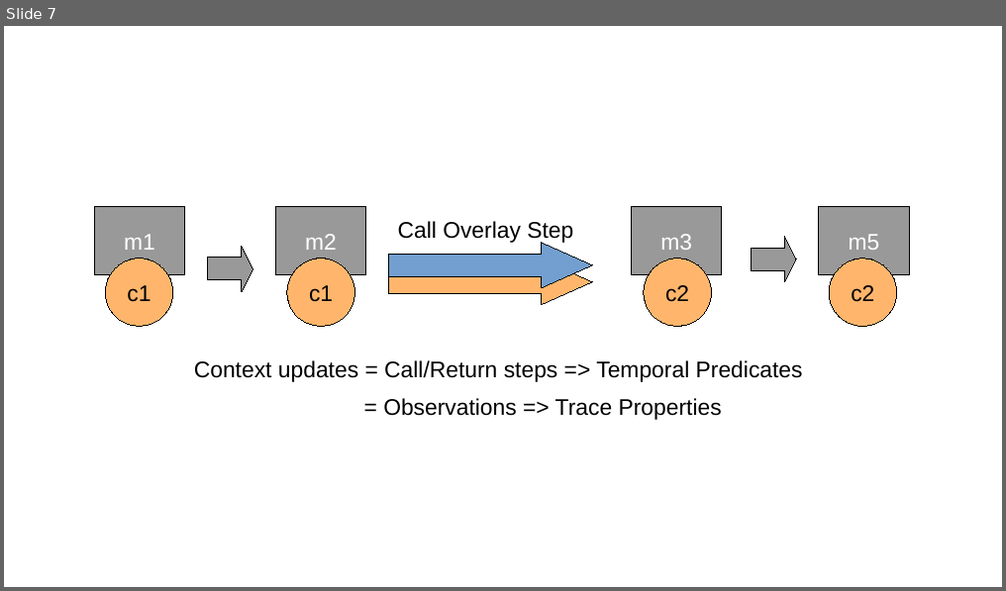
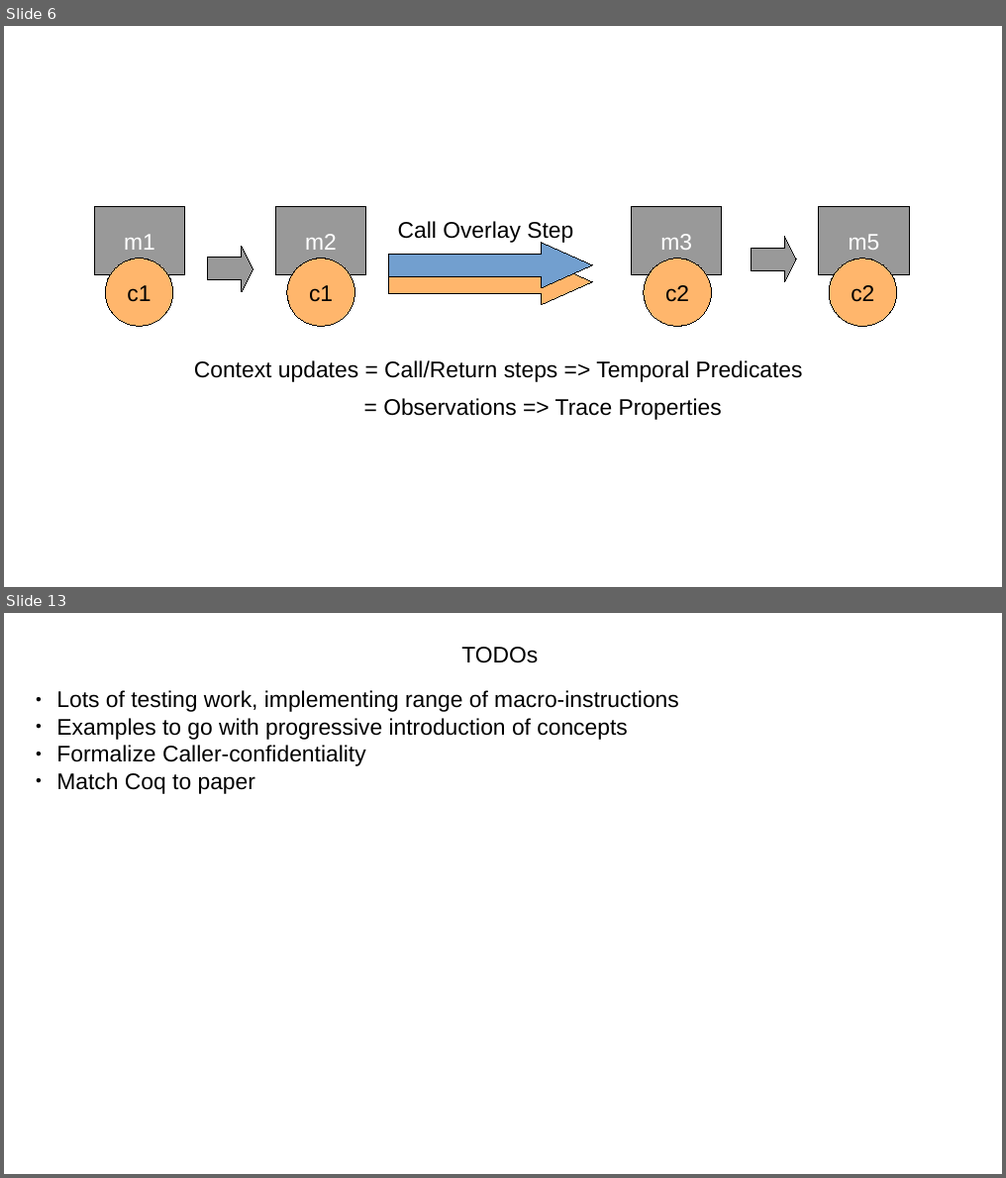
Before and after one commit to bcpierce00/interfering, a slide deck: submission5/StackPres.odp. Shown one above the other, each under a label of ours: slide 7 before the commit, slides 6 and 13 after it; the slides between them are not shown. The pictures are 1006x591 and 1006x1178 pixels, drawn with LibreOffice and Linux fonts; fonts in the diff are those of the drawing. Boxes give left, top, right and bottom in pixels: in the first picture for what was removed or moved away, otherwise in the second. Text is boxed around its words. In the diff, an @@ line names an element or a change of style, - is before the commit and + after.

```diff
--- a/submission5/StackPres.odp
+++ b/submission5/StackPres.odp
@@ slide 13 added at [4, 613, 1002, 1174], background #FFFFFF @@
@@ text added at [461, 647, 538, 663], 18 pt, text #000000 @@
+TODOs
@@ text added at [56, 690, 679, 794], 18 pt, text #000000 @@
+● Lots of testing work, implementing range of macro-instructions
+● Examples to go with progressive introduction of concepts
+● Formalize Caller-confidentiality
+● Match Coq to paper
@@ what was slide 7 is now slide 6 @@
```
Also in this commit, not shown: 2 slides changed, 7 other slides added, 5 slides removed, 1 other file.
